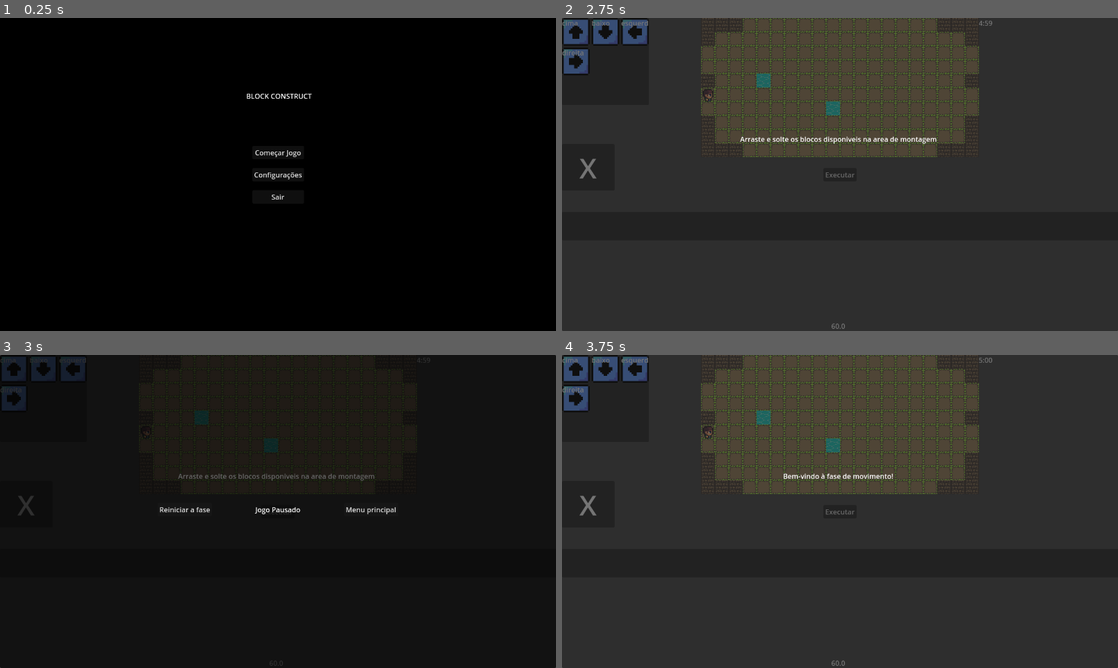
Above: before the commit, frames 1-4 (two rows, left to right).
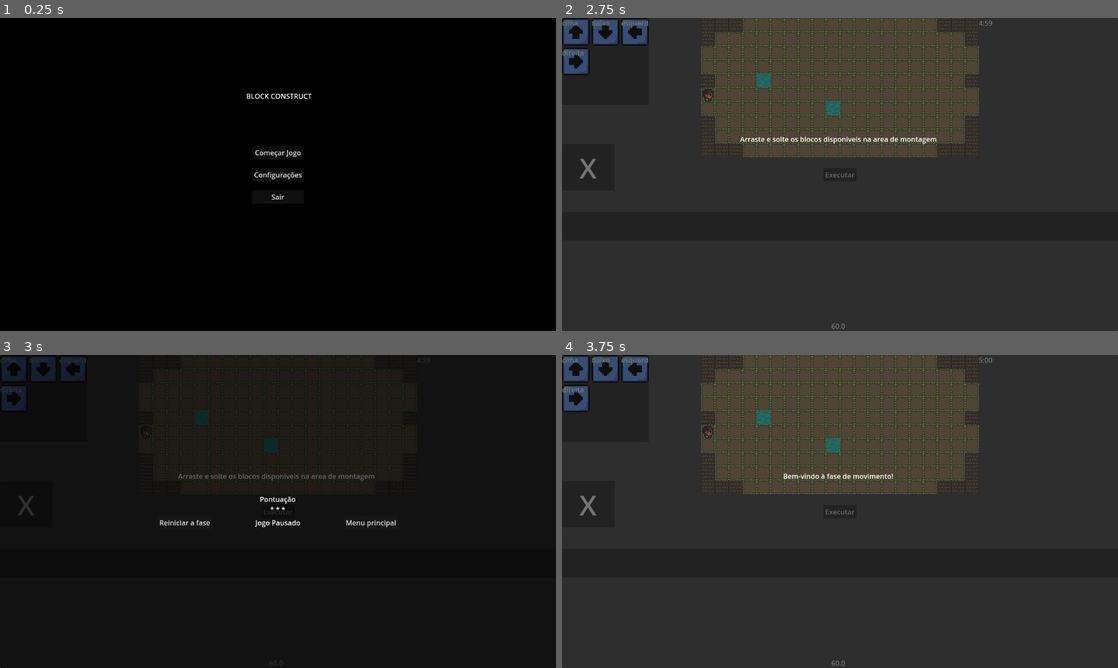
Above: after the commit, the same moments.

Repository: MusgoNato/TCC
Game: Godot game, scene res://scenes/menu.tscn
The game is run twice, just before and just after one commit, with the same random seed, the same clock (stepped at 60 frames per second) and the same inputs. The engine's default icon, where the game draws it, is replaced by a stand-in: a white triangle on a blue panel in a dark square.
Inputs (mouse positions are in pixels of both pictures, inside the frame that each line leads up to):
- Up to frame 1 (0.25 s): no input
- Up to frame 2 (2.75 s): click "Começar Jogo" at 0.5 s; click "MOVIMENTO" at 1.25 s; click "Executar" at 2 s
- Up to frame 3 (3 s): tap Enter (pausar) at 2.75 s; move the mouse to (400, 495) at 2.77 s; hold W (up) from 2.78 s (still down)
- Up to frame 4 (3.75 s): release W (up) at 3.5 s; click "Reiniciar a fase" at 3.5 s

Frames 1-2 are identical in both runs. In frame 3, 0.6% of the frame differs, in the area x 28-72%, y 45-56%; in frame 4, nothing differs.

Commit message:
Update
feat:
- Adicionado validação de checkpoint e visibilidade da interface de vencedor ao alcançar o checkpoint.

Diff:
--- a/tcc/scenes/game.tscn
+++ b/tcc/scenes/game.tscn
@@ -248,6 +248,21 @@
 grow_horizontal = 2
 grow_vertical = 2
 
+[node name="HBoxContainer2" type="HBoxContainer" parent="TemporizadorFase/Pause_FimJogo/LayerPause_FimJogo/Pause_Fim_de_Jogo/VBoxContainer"]
+layout_mode = 2
+size_flags_horizontal = 4
+size_flags_vertical = 4
+theme_override_constants/separation = 100
+
+[node name="Label" type="RichTextLabel" parent="TemporizadorFase/Pause_FimJogo/LayerPause_FimJogo/Pause_Fim_de_Jogo/VBoxContainer/HBoxContainer2"]
+layout_mode = 2
+text = "Pontuação
+* * *"
+fit_content = true
+scroll_active = false
+autowrap_mode = 0
+horizontal_alignment = 1
+
 [node name="HBoxContainer" type="HBoxContainer" parent="TemporizadorFase/Pause_FimJogo/LayerPause_FimJogo/Pause_Fim_de_Jogo/VBoxContainer"]
 layout_mode = 2
 size_flags_horizontal = 0
--- a/tcc/scripts/janela_percurso.gd
+++ b/tcc/scripts/janela_percurso.gd
@@ -8,8 +8,6 @@
 var destino := Vector2i(0, 0)
 var processando_blocos: bool = false
 var tile_size: Vector2
-
-# Verificacao para o checkpoint
 var checkpoints: Array[Vector2i] = []
 var ultimo_checkpoint_tile: Vector2i
 var cont_chekpoints: int = 0
@@ -20,6 +18,8 @@
 const TAM_TILE_MUNDO: int = 32
 const POSICAO_X_INICIAL_JOGADOR: int = TAM_TILE_MUNDO * 6
 const QUANT_CHECKPOINT: int = 2
+
+signal checkpoint_alcancado(qtd_checkpoint: int)
 
 func _ready():
 	player.position = Vector2.ZERO
@@ -127,7 +127,8 @@
 		ultimo_checkpoint_tile.x = tile.x
 		ultimo_checkpoint_tile.y = tile.y - 1
 		cont_chekpoints += 1
-		print("Checkpoint alcançado! Total: ", cont_chekpoints)
+		if cont_chekpoints >= QUANT_CHECKPOINT:
+			emit_signal("checkpoint_alcancado", cont_chekpoints)
 		return true
 	return false
 
--- a/tcc/scripts/painel_manager.gd
+++ b/tcc/scripts/painel_manager.gd
@@ -8,10 +8,8 @@
 	montagem.add_theme_constant_override("separation", 32)
 	montagem.connect("mensagem_solicitada", Callable(self, "_on_mensagem_solicitada"))
 
-
 # Exibe dicas, mensagens, avisos, erros, etc.
 func _on_mensagem_solicitada(texto: String):
-	print("Chegou aqui")
 	## Exibe qualquer mensagem solicitada por algum node durante o jogo
 	mensagem.text = texto
 	mensagem.visible = true
--- a/tcc/scripts/pause_fim_jogo.gd
+++ b/tcc/scripts/pause_fim_jogo.gd
@@ -6,13 +6,14 @@
 
 var pausado : bool = false
 var FimDeJogo : bool = false
+var checkpoints_atingidos: bool = false
 
 # Inputs do teclado
 func _unhandled_input(event: InputEvent) -> void:
 
-	# Bloquia pause do teclado caso o jogador tenha perdido,
+	# Bloquia pause do teclado caso o jogador tenha perdido ou ganho a partida,
 	# obrigando a ele reiniciar o jogo ou voltar ao menu principal
-	if FimDeJogo:
+	if FimDeJogo || checkpoints_atingidos:
 		return
 	if event.is_action_pressed("pausar"):
 		alternar_pause()
@@ -25,6 +26,12 @@
 	if pausado:
 		texto.text = "Jogo Pausado"
 
+# Funcao para tornar visivel a tela de fim de jogo ao alcancar o checkpoint
+func _on_checkpoint_alcancado(qtd_checkpoint: int):
+	checkpoints_atingidos = true
+	layer_pause_fim_jogo.visible = true
+	texto.text = "Parabéns!, você completou a fase"
+	get_tree().paused = true
 
 # Sinais dos botoes da interface de pause
 func _on_btn_reiniciar_fase_button_down() -> void:
--- a/tcc/scripts/percurso_manager.gd
+++ b/tcc/scripts/percurso_manager.gd
@@ -2,6 +2,7 @@
 
 @onready var montagem: Montagem = $"../PaineisManager/LayerMontagem/MontagemBackground/Montagem"
 @onready var sub_viewport: SubViewport = $PercursoLayer/SubViewportContainer/SubViewport
+@onready var pause_fim_jogo: Pause_FimJogo = $"../TemporizadorFase/Pause_FimJogo"
 
 signal envia_blocos_percurso(blocos)
 
@@ -11,6 +12,9 @@
 
 	# Conecto o sinal para enviar os blocos ja montados
 	self.connect("envia_blocos_percurso", Callable(percurso, "_on_envia_blocos_percurso"))
+
+	# Conecto o sinal para o percurso, para chamar a funcao resposavel por mostrar a interface de fim de jogo
+	percurso.connect("checkpoint_alcancado", Callable(pause_fim_jogo, "_on_checkpoint_alcancado"))
 
 func _on_executar_button_down() -> void:
 	### Emite um sinal que envia os blocos montados no painel de montagem para a janela de percurso
Not shown: 1 places in tcc/scenes/fases.tscn that only renumber resources
